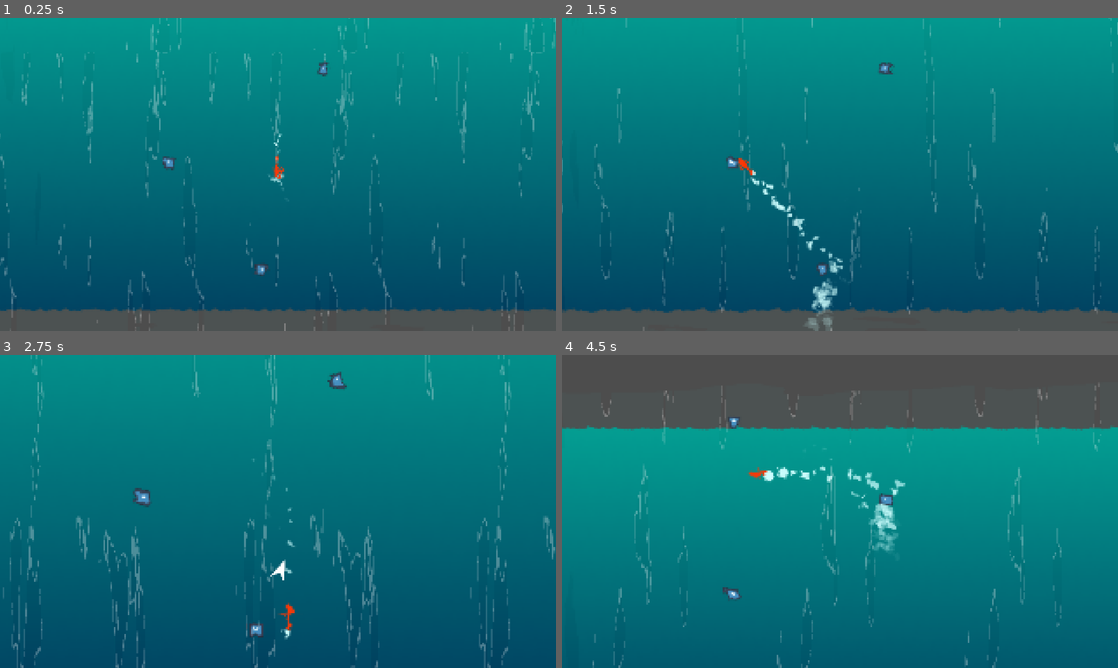
Above: before the commit, frames 1-4 (two rows, left to right).
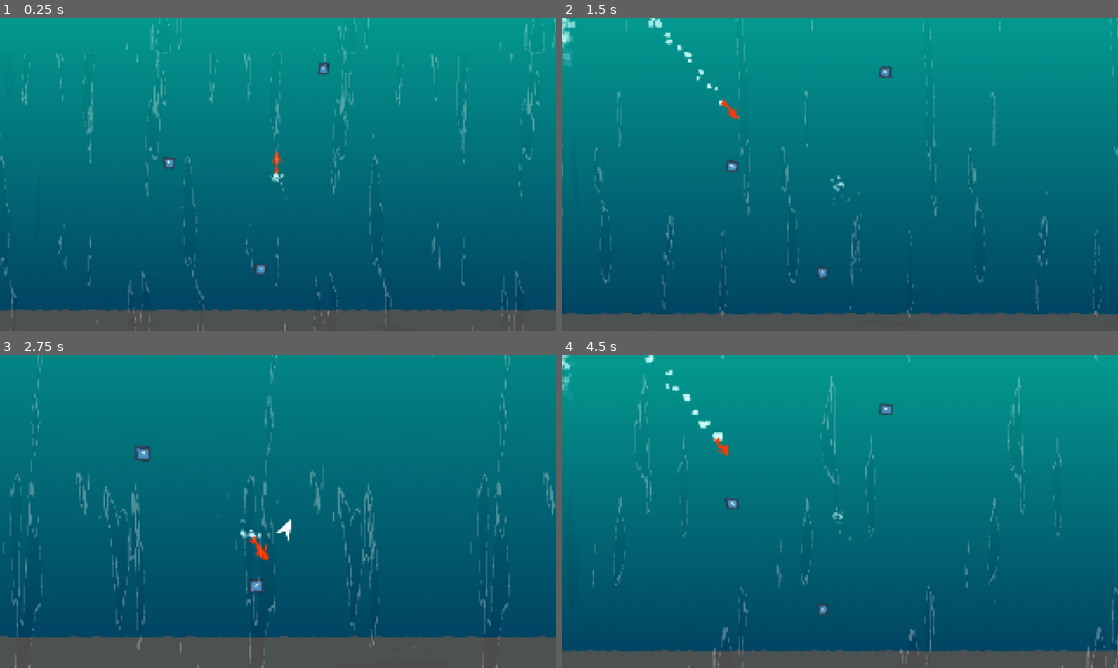
Above: after the commit, the same moments.

Repository: ojaskavathe/cascade
Game: Godot game, scene res://game.tscn
The game is run twice, just before and just after one commit, with the same random seed, the same clock (stepped at 60 frames per second) and the same inputs. The engine's default icon, where the game draws it, is replaced by a stand-in: a white triangle on a blue panel in a dark square.
Inputs (mouse positions are in pixels of both pictures, inside the frame that each line leads up to):
- Up to frame 1 (0.25 s): no input
- Up to frame 2 (1.5 s): move the mouse to (962, 158) at 0.52 s; hold Space (jump) 0.53-1.28 s; hold D (right) from 0.53 s (still down); move the mouse to (728, 190) at 1.27 s; tap Space (jump) at 1.35 s
- Up to frame 3 (2.75 s): tap Space (jump) at 1.52, 1.82 s; move the mouse to (333, 442) at 2.02 s; release D (right) at 2.03 s; hold A (left) from 2.03 s (still down); hold Space (jump) from 2.03 s (still down)
- Up to frame 4 (4.5 s): move the mouse to (812, 574) at 2.77 s; release A (left) at 2.78 s; release Space (jump) at 2.78 s; hold D (right) 2.78-4.28 s; tap Space (jump) at 2.85, 3.02, 3.32, 4.35 s; move the mouse to (1006, 558) at 3.52 s; hold Space (jump) 3.53-4.28 s; move the mouse to (673, 464) at 4.27 s; hold A (left) from 4.28 s (still down)

The runs differ from the first frame. In frame 1, 0.2% of the frame differs, in the area x 11-93%, y 13-94%; in frame 2, 4.3%; in frame 3, 17%; in frame 4, 95%, in the area x 0-100%, y 0-100%.

Commit message:
WIP level loader

Diff:
--- /dev/null
+++ b/entity/object/bottom_kill_zone.tscn
@@ -0,0 +1,14 @@
+[gd_scene load_steps=3 format=3 uid="uid://cnb5n82ek6hwi"]
+
+[ext_resource type="PackedScene" uid="uid://b5vpdkkyoghac" path="res://entity/object/kill_zone.tscn" id="1_e02oj"]
+
+[sub_resource type="RectangleShape2D" id="RectangleShape2D_qxoi4"]
+size = Vector2(1280, 100)
+
+[node name="BottomKillzone" type="Node2D"]
+
+[node name="KillZone" parent="." instance=ExtResource("1_e02oj")]
+
+[node name="CollisionShape2D" type="CollisionShape2D" parent="KillZone"]
+position = Vector2(640, 50)
+shape = SubResource("RectangleShape2D_qxoi4")
--- a/entity/object/jump_point.tscn
+++ b/entity/object/jump_point.tscn
@@ -13,6 +13,3 @@
 [node name="Icon" type="Sprite2D" parent="."]
 scale = Vector2(0.2, 0.2)
 texture = ExtResource("1_jbrf6")
-
-[connection signal="body_entered" from="." to="." method="_on_body_entered"]
-[connection signal="body_exited" from="." to="." method="_on_body_exited"]
--- a/entity/player/camera.gd
+++ b/entity/player/camera.gd
@@ -5,8 +5,8 @@
 
 var x_min = 640
 var x_max = 640
-var y_max = 400
-var y_min = -10000
+var y_max = 100000
+var y_min = -100000
 
 @export var randomStrength: float = 24.0
 @export var shakeFade: float = 20.0
--- a/entity/player/player.gd
+++ b/entity/player/player.gd
@@ -8,9 +8,11 @@
 
 var bash_state = false
 var in_jump_point = false
+var first_jump_in_level = true
 var jump_point_position = Vector2.ZERO
 
 var move_direction = Vector2.UP
+var model_rotation = 0.0
 
 @onready var jump_point_detect: Area2D = $JumpPointDetect
 
@@ -20,6 +22,8 @@
 var arrow_preload: PackedScene = preload("res://entity/player/arrow.tscn")
 var arrow
 
+var can_bash = true
+
 enum ParticleBehavior {SWIM = 0, DASH = 1}
 
 func _ready():
@@ -28,20 +32,31 @@
 	arrow.set_visible(false)
 	$PlayerModel/AnimationPlayer.play("swim")
 	set_particle_behavior(ParticleBehavior.SWIM)
+	Signals.player_moved.emit(position)
+
+
+func set_first_jump_in_level():
+	first_jump_in_level = true
+	arrow.set_visible(true)
+	jump_point_position = position
+	jump_point_position.y -= 32.0
+	arrow.set_position(jump_point_position)
+
 
 func _physics_process(delta):
 	if velocity.is_zero_approx():
-		$PlayerModel.set_rotation(0.0)
+		$PlayerModel.set_rotation(model_rotation)
 	else:
-		var model_rotation = velocity.angle() + deg_to_rad(90)
+		model_rotation = velocity.angle() + deg_to_rad(90)
 		$PlayerModel.set_rotation(model_rotation)
 
-	if bash_state:
+	if bash_state or first_jump_in_level:
 		var direction = jump_point_position - get_global_mouse_position()
 		var angle = direction.angle() - deg_to_rad(90)
 		arrow.set_rotation(angle)
 
 		if Input.is_action_just_released("jump"):
+			first_jump_in_level = false
 			set_particle_behavior(ParticleBehavior.DASH)
 			$DashParticleTimer.start()
 			position = jump_point_position
@@ -50,6 +65,8 @@
 			bash_state = false
 			arrow.set_visible(false)
 			Signals.player_exited_bash_state.emit()
+			can_bash = false
+			$BashCooldownTimer.start()
 	else:
 		if not is_on_floor():
 			if velocity.y < 0:
@@ -61,7 +78,7 @@
 		if Input.is_action_pressed("right"):
 			velocity += Vector2.RIGHT * SPEED
 
-		if in_jump_point and Input.is_action_pressed("jump"):
+		if can_bash and in_jump_point and Input.is_action_pressed("jump"):
 			bash_state = true
 			arrow.set_position(jump_point_position)
 			arrow.set_visible(true)
@@ -77,7 +94,7 @@
 func _on_jump_point_detect_area_entered(area):
 	if (area.is_in_group("jump_point")):
 		in_jump_point = true
-		jump_point_position = area.get_position()
+		jump_point_position = area.get_global_position()
 
 
 func _on_jump_point_detect_area_exited(area):
@@ -92,3 +109,7 @@
 func set_particle_behavior(particle_behavior: ParticleBehavior):
 	swim_particles.set_emitting(not particle_behavior)
 	dash_particles.set_emitting(particle_behavior)
+
+
+func _on_bash_cooldown_timer_timeout():
+	can_bash = true
--- a/entity/player/player.tscn
+++ b/entity/player/player.tscn
@@ -79,6 +79,11 @@
 wait_time = 0.4
 one_shot = true
 
+[node name="BashCooldownTimer" type="Timer" parent="."]
+wait_time = 0.1
+one_shot = true
+
 [connection signal="area_entered" from="JumpPointDetect" to="." method="_on_jump_point_detect_area_entered"]
 [connection signal="area_exited" from="JumpPointDetect" to="." method="_on_jump_point_detect_area_exited"]
 [connection signal="timeout" from="DashParticleTimer" to="." method="_on_dash_particle_timer_timeout"]
+[connection signal="timeout" from="BashCooldownTimer" to="." method="_on_bash_cooldown_timer_timeout"]
--- a/entity/waterfall/waterfall.tscn
+++ b/entity/waterfall/waterfall.tscn
@@ -17,10 +17,10 @@
 [sub_resource type="ShaderMaterial" id="ShaderMaterial_jwthj"]
 shader = ExtResource("1_5ls27")
 shader_parameter/scale = Vector2(5, 5)
-shader_parameter/zoom = 0.749154
+shader_parameter/zoom = 0.374577
 shader_parameter/gap_stretch = Vector2(0.8, 0.05)
 shader_parameter/refraction_stretch = Vector2(2, 0.8)
-shader_parameter/refraction_strength = 0.015
+shader_parameter/refraction_strength = 0.008
 shader_parameter/water_tint = Color(0.2, 1, 0.973333, 0.0313726)
 shader_parameter/water_highlight = Color(1, 1, 1, 0.3)
 shader_parameter/speed = 1.1
--- a/game.tscn
+++ b/game.tscn
@@ -22,7 +22,6 @@
 shader_parameter/y = 180
 
 [sub_resource type="Gradient" id="Gradient_3l1mo"]
-offsets = PackedFloat32Array(0, 0.993506)
 colors = PackedColorArray(0.0122, 0.61, 0.560183, 1, 0, 0.246667, 0.37, 1)
 
 [sub_resource type="GradientTexture2D" id="GradientTexture2D_y2fm4"]
@@ -30,6 +29,7 @@
 width = 1280
 height = 720
 fill_to = Vector2(0, 1)
+metadata/_snap_enabled = true
 
 [sub_resource type="RectangleShape2D" id="RectangleShape2D_moxia"]
 size = Vector2(1280, 313.5)
--- /dev/null
+++ b/game/base.tscn
@@ -0,0 +1,22 @@
+[gd_scene load_steps=3 format=3 uid="uid://dslqd0xepye06"]
+
+[sub_resource type="WorldBoundaryShape2D" id="WorldBoundaryShape2D_g1ijk"]
+normal = Vector2(1, 0)
+distance = -480.0
+
+[sub_resource type="WorldBoundaryShape2D" id="WorldBoundaryShape2D_lga4d"]
+normal = Vector2(-1, 0)
+distance = -480.0
+
+[node name="Base" type="Node2D"]
+
+[node name="Bounds" type="StaticBody2D" parent="."]
+position = Vector2(640, 0)
+
+[node name="Left" type="CollisionShape2D" parent="Bounds"]
+position = Vector2(0, 648)
+shape = SubResource("WorldBoundaryShape2D_g1ijk")
+
+[node name="Right" type="CollisionShape2D" parent="Bounds"]
+position = Vector2(0, 648)
+shape = SubResource("WorldBoundaryShape2D_lga4d")
--- /dev/null
+++ b/game/loader.gd
@@ -0,0 +1,93 @@
+extends Node2D
+
+var stack_height = 0
+var unit_height = -720.0
+var loaded_levels := []
+var level_groups := []
+
+var base_preload = preload("res://game/base.tscn")
+var player_preload = preload("res://entity/player/player.tscn")
+var camera_preload = preload("res://entity/player/camera.tscn")
+var bottom_kill_zone_preload = preload("res://entity/object/bottom_kill_zone.tscn")
+var filler = preload("res://level/filler.tscn")
+
+@onready var permanent := $Permanent
+@onready var ephemeral := $Ephemeral
+
+var kill_zone
+var player
+var camera
+
+func _ready():
+	Signals.kill.connect(_on_kill)
+	init()
+
+func _on_kill():
+	loaded_levels.clear()
+
+	for child in ephemeral.get_children():
+		child.queue_free()
+
+	stack_height = 0
+
+	var level_groups_copy = level_groups.duplicate()
+	level_groups.clear()
+
+	for level_group in level_groups_copy:
+		load_next_level_group(level_group)
+
+	loaded_levels[0].set_process_mode(ProcessMode.PROCESS_MODE_INHERIT)
+
+	setup_player()
+
+func init():
+	var base = base_preload.instantiate()
+	permanent.add_child(base)
+
+	kill_zone = bottom_kill_zone_preload.instantiate()
+	permanent.add_child(kill_zone)
+
+	load_next_level_group([
+		"res://level/debug_1.tscn"
+	])
+
+	loaded_levels[0].set_process_mode(ProcessMode.PROCESS_MODE_INHERIT)
+
+	load_next_level_group([
+		"res://level/debug_2.tscn"
+	])
+
+	setup_player()
+
+func setup_player():
+	player = player_preload.instantiate()
+	player.set_position(Vector2(640, -400))
+	ephemeral.add_child.call_deferred(player)
+	await player.ready
+	player.set_first_jump_in_level()
+
+	camera = camera_preload.instantiate()
+	camera.set_position(Vector2(640, -400))
+	ephemeral.add_child.call_deferred(camera)
+	await camera.ready
+	camera._on_player_entered_bash_state()
+
+
+func load_next_level_group(level_group):
+	level_groups.append(level_group)
+
+	for level_to_load in level_group:
+		var loaded_level = load(level_to_load)
+		load_next_level(loaded_level)
+
+	load_next_level(filler)
+
+
+func load_next_level(loaded_level):
+	var loaded_level_instance = loaded_level.instantiate()
+	stack_height += 1
+	var total_height = unit_height * stack_height
+	loaded_level_instance.set_position(Vector2(0, total_height))
+	loaded_level_instance.set_process_mode(ProcessMode.PROCESS_MODE_DISABLED)
+	ephemeral.add_child(loaded_level_instance)
+	loaded_levels.append(loaded_level_instance)
--- /dev/null
+++ b/game/loader.tscn
@@ -0,0 +1,10 @@
+[gd_scene load_steps=2 format=3 uid="uid://bp2gyveookw1x"]
+
+[ext_resource type="Script" path="res://game/loader.gd" id="1_fyk2u"]
+
+[node name="Loader" type="Node2D"]
+script = ExtResource("1_fyk2u")
+
+[node name="Permanent" type="Node2D" parent="."]
+
+[node name="Ephemeral" type="Node2D" parent="."]
--- /dev/null
+++ b/level/debug_1.tscn
@@ -0,0 +1,28 @@
+[gd_scene load_steps=3 format=3 uid="uid://b1c5iccen6h2c"]
+
+[ext_resource type="Texture2D" uid="uid://7iiqobfrmtqd" path="res://icon.svg" id="1_ff1n1"]
+[ext_resource type="PackedScene" uid="uid://v743cd1td7ir" path="res://entity/object/jump_point.tscn" id="2_0qeom"]
+
+[node name="Debug1" type="Node2D"]
+
+[node name="Icon" type="Sprite2D" parent="."]
+position = Vector2(330, 320)
+texture = ExtResource("1_ff1n1")
+
+[node name="JumpPoint" parent="." instance=ExtResource("2_0qeom")]
+position = Vector2(617, 643)
+
+[node name="JumpPoint2" parent="." instance=ExtResource("2_0qeom")]
+position = Vector2(458, 620)
+
+[node name="JumpPoint3" parent="." instance=ExtResource("2_0qeom")]
+position = Vector2(781, 620)
+
+[node name="JumpPoint4" parent="." instance=ExtResource("2_0qeom")]
+position = Vector2(225, 493)
+
+[node name="JumpPoint5" parent="." instance=ExtResource("2_0qeom")]
+position = Vector2(957, 474)
+
+[node name="JumpPoint6" parent="." instance=ExtResource("2_0qeom")]
+position = Vector2(603, 432)
--- /dev/null
+++ b/level/debug_2.tscn
@@ -0,0 +1,20 @@
+[gd_scene load_steps=3 format=3 uid="uid://bm5r011rhpof8"]
+
+[ext_resource type="Texture2D" uid="uid://7iiqobfrmtqd" path="res://icon.svg" id="1_vc05h"]
+[ext_resource type="PackedScene" uid="uid://v743cd1td7ir" path="res://entity/object/jump_point.tscn" id="2_3x7hs"]
+
+[node name="Debug2" type="Node2D"]
+
+[node name="Icon" type="Sprite2D" parent="."]
+position = Vector2(321, 415)
+texture = ExtResource("1_vc05h")
+
+[node name="Icon2" type="Sprite2D" parent="."]
+position = Vector2(548, 187)
+texture = ExtResource("1_vc05h")
+
+[node name="JumpPoint" parent="." instance=ExtResource("2_3x7hs")]
+position = Vector2(328, 587)
+
+[node name="JumpPoint2" parent="." instance=ExtResource("2_3x7hs")]
+position = Vector2(681, 612)
--- /dev/null
+++ b/level/debug_3.tscn
@@ -0,0 +1,17 @@
+[gd_scene load_steps=2 format=3 uid="uid://m6n3otk6kdla"]
+
+[ext_resource type="Texture2D" uid="uid://7iiqobfrmtqd" path="res://icon.svg" id="1_bx6u1"]
+
+[node name="Debug3" type="Node2D"]
+
+[node name="Icon" type="Sprite2D" parent="."]
+position = Vector2(257, 389)
+texture = ExtResource("1_bx6u1")
+
+[node name="Icon2" type="Sprite2D" parent="."]
+position = Vector2(503, 157)
+texture = ExtResource("1_bx6u1")
+
+[node name="Icon3" type="Sprite2D" parent="."]
+position = Vector2(684, 412)
+texture = ExtResource("1_bx6u1")
--- /dev/null
+++ b/level/filler.tscn
@@ -0,0 +1,21 @@
+[gd_scene load_steps=2 format=3 uid="uid://bvpaves2topa6"]
+
+[ext_resource type="Texture2D" uid="uid://7iiqobfrmtqd" path="res://icon.svg" id="1_iojvg"]
+
+[node name="Filler" type="Node2D"]
+
+[node name="Icon" type="Sprite2D" parent="."]
+position = Vector2(212, 143)
+texture = ExtResource("1_iojvg")
+
+[node name="Icon2" type="Sprite2D" parent="."]
+position = Vector2(285, 224)
+texture = ExtResource("1_iojvg")
+
+[node name="Icon3" type="Sprite2D" parent="."]
+position = Vector2(204, 297)
+texture = ExtResource("1_iojvg")
+
+[node name="Icon4" type="Sprite2D" parent="."]
+position = Vector2(132, 220)
+texture = ExtResource("1_iojvg")
--- /dev/null
+++ b/main.gd
@@ -0,0 +1,13 @@
+extends Node2D
+
+var loader_preload = preload("res://game/loader.tscn")
+
+# Called when the node enters the scene tree for the first time.
+func _ready():
+	var loader = loader_preload.instantiate()
+	get_parent().add_child(loader)
+
+
+# Called every frame. 'delta' is the elapsed time since the previous frame.
+func _process(delta):
+	pass
--- /dev/null
+++ b/main.tscn
@@ -0,0 +1,6 @@
+[gd_scene load_steps=2 format=3 uid="uid://bj3lx3bgocd4q"]
+
+[ext_resource type="Script" path="res://main.gd" id="1_nu8o5"]
+
+[node name="Main" type="Node2D"]
+script = ExtResource("1_nu8o5")
